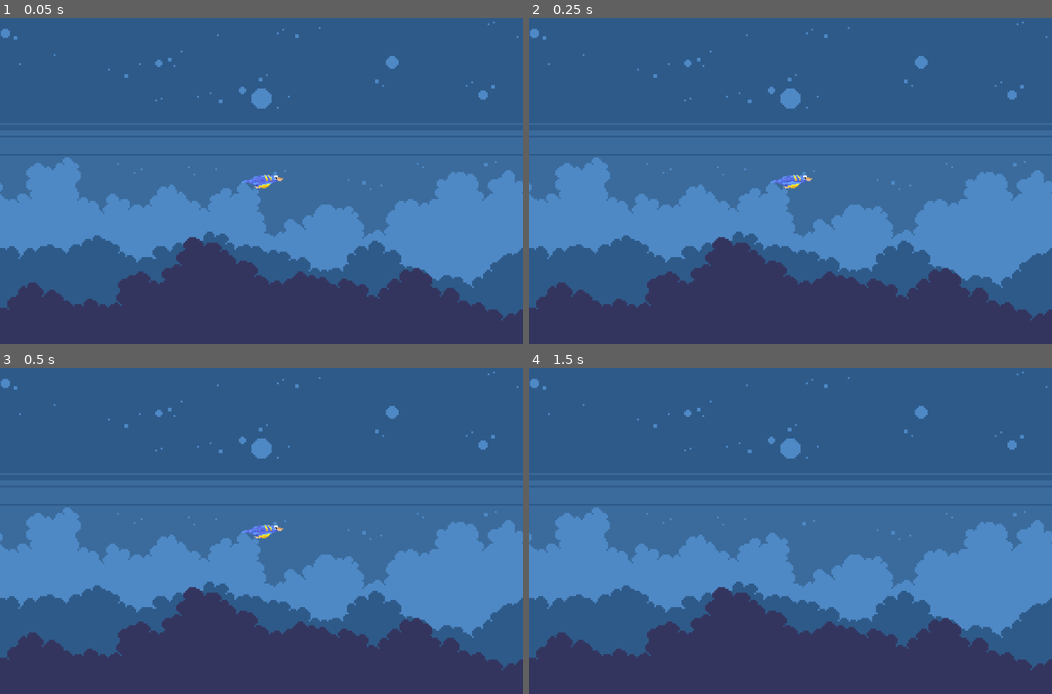
Above: before the commit, frames 1-4 (two rows, left to right).
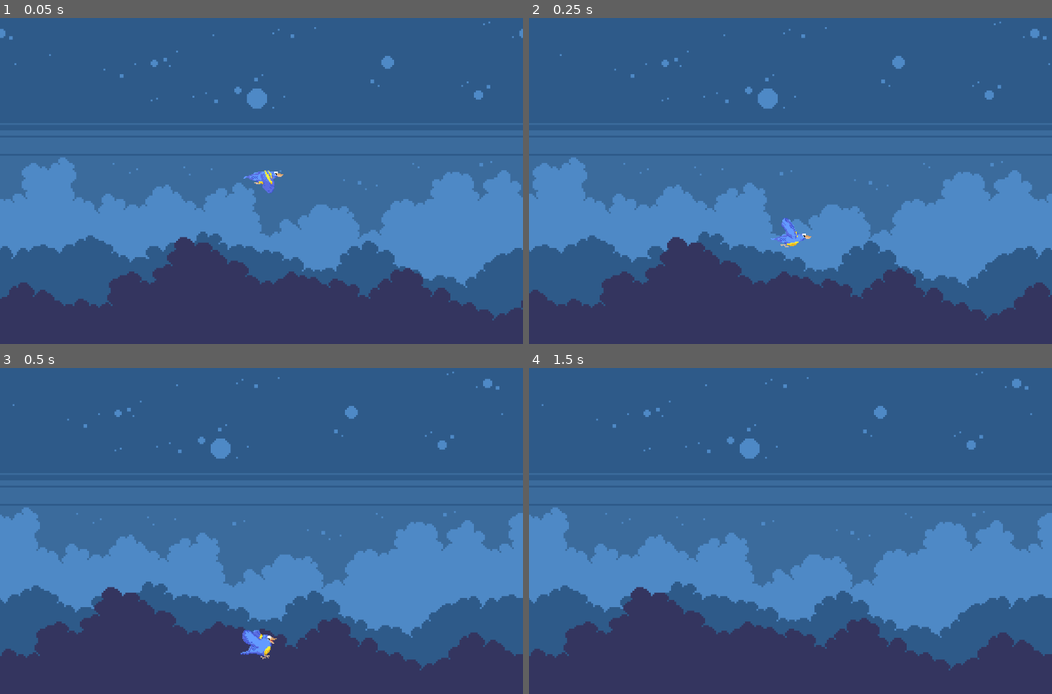
Above: after the commit, the same moments.

Repository: Diomeh/flappy-bird
Game: Godot game, scene res://main.tscn
The game is run twice, just before and just after one commit, with the same random seed, the same clock (stepped at 60 frames per second) and the same inputs.
Inputs:
- Up to frame 1 (0.05 s): no input
- Up to frame 2 (0.25 s): no input
- Up to frame 3 (0.5 s): no input
- Up to frame 4 (1.5 s): tap Enter (ui_accept) at 0.5, 0.6 s; hold Space (jump, bound only after the commit) 0.53-1.28 s; tap Space (jump, bound only after the commit) at 1.35 s

The runs differ from the first frame. In frame 1, 5.3% of the frame differs, in the area x 0-100%, y 1-93%; in frame 2, 14%; in frame 3, 18%; in frame 4, 17%.

Commit message:
implement fake parallax and player collision

Diff:
--- /dev/null
+++ b/background.gd
@@ -0,0 +1,22 @@
+extends Node2D
+
+@onready var parallax_2d: Parallax2D = %Parallax2D
+@onready var parallax_2d_2: Parallax2D = %Parallax2D2
+@onready var parallax_2d_3: Parallax2D = %Parallax2D3
+
+@export var _speed := 100.0
+
+func _ready() -> void:
+	SignalBus.player_hit.connect(_on_player_hit)
+
+	self._set_parallax(self._speed)
+
+
+func _set_parallax(speed: float) -> void:
+	parallax_2d.autoscroll.x = speed * -1 * .5
+	parallax_2d_2.autoscroll.x = speed * -1 * .75
+	parallax_2d_3.autoscroll.x = speed * -1
+
+
+func _on_player_hit() -> void:
+	self._set_parallax(0)
--- a/main.gd
+++ b/main.gd
@@ -11,5 +11,5 @@
 
 
 # Called every frame. 'delta' is the elapsed time since the previous frame.
-func _process(delta: float) -> void:
+func _process(_delta: float) -> void:
 	pass
--- a/main.tscn
+++ b/main.tscn
@@ -1,12 +1,14 @@
-[gd_scene load_steps=11 format=3 uid="uid://cn0j8fix4be6p"]
+[gd_scene load_steps=13 format=3 uid="uid://cn0j8fix4be6p"]
 
 [ext_resource type="PackedScene" uid="uid://btpbyeigpt4sv" path="res://player.tscn" id="1_ig7tw"]
 [ext_resource type="Script" uid="uid://cot0u568h6x0x" path="res://main.gd" id="1_lquwl"]
+[ext_resource type="Script" uid="uid://blq1mlxxr5sx5" path="res://background.gd" id="2_4c57u"]
 [ext_resource type="Texture2D" uid="uid://b65dsayo1mmum" path="res://assets/bg/background_0.png" id="3_7mycd"]
 [ext_resource type="Texture2D" uid="uid://b2vwbayck2q4d" path="res://assets/bg/background_1.png" id="4_272bh"]
 [ext_resource type="Texture2D" uid="uid://duser7x3acugk" path="res://assets/bg/background_2.png" id="5_5vw27"]
 [ext_resource type="PackedScene" uid="uid://d0ajl28wcv32l" path="res://obstacle_tall.tscn" id="5_272bh"]
 [ext_resource type="PackedScene" uid="uid://bse1mhpww7fjs" path="res://obstacle_short.tscn" id="6_5vw27"]
+[ext_resource type="Script" uid="uid://b26vqfwkiu5ns" path="res://walls.gd" id="6_efxa6"]
 [ext_resource type="Script" uid="uid://ccgwqgb801cyb" path="res://obstacle_spawner.gd" id="6_kek77"]
 [ext_resource type="PackedScene" uid="uid://bkuhgrmrk3k5f" path="res://obstacle_bush.tscn" id="8_5vw27"]
 
@@ -18,8 +20,10 @@
 
 [node name="Background" type="Node2D" parent="."]
 unique_name_in_owner = true
+script = ExtResource("2_4c57u")
 
 [node name="Parallax2D" type="Parallax2D" parent="Background"]
+unique_name_in_owner = true
 scroll_scale = Vector2(0.33, 0.33)
 repeat_size = Vector2(288, 0)
 repeat_times = 3
@@ -29,6 +33,7 @@
 centered = false
 
 [node name="Parallax2D2" type="Parallax2D" parent="Background"]
+unique_name_in_owner = true
 scroll_scale = Vector2(0.5, 0.5)
 repeat_size = Vector2(288, 0)
 repeat_times = 3
@@ -38,6 +43,7 @@
 centered = false
 
 [node name="Parallax2D3" type="Parallax2D" parent="Background"]
+unique_name_in_owner = true
 repeat_size = Vector2(288, 0)
 repeat_times = 3
 
@@ -47,6 +53,8 @@
 
 [node name="Walls" type="Area2D" parent="."]
 unique_name_in_owner = true
+collision_layer = 2
+script = ExtResource("6_efxa6")
 
 [node name="CollisionShape2D" type="CollisionShape2D" parent="Walls"]
 position = Vector2(90, -10)
@@ -59,6 +67,7 @@
 [node name="Player" parent="." instance=ExtResource("1_ig7tw")]
 unique_name_in_owner = true
 position = Vector2(0, 90)
+collision_mask = 0
 
 [node name="ObstacleSpawner" type="Node2D" parent="."]
 script = ExtResource("6_kek77")
--- a/player.gd
+++ b/player.gd
@@ -1,22 +1,56 @@
 extends CharacterBody2D
 
+@onready var _animated_sprite_2d: AnimatedSprite2D = %AnimatedSprite2D
 
-@export var _speed = 300.0
-@export var _jump_velocity = 400.0
+@export var _jump_velocity = 200.0
 
+var _state = States.ALIVE
+enum States {
+	ALIVE,
+	DYING,
+	DEAD,
+}
 
 func _ready() -> void:
-	# We'll always move to the right
-	#velocity = Vector2.RIGHT * _speed
-	pass
+	SignalBus.player_hit.connect(_on_player_hit)
+	_animated_sprite_2d.animation_finished.connect(_on_animation_finished)
 
 
 func _physics_process(delta: float) -> void:
+	match _state:
+		States.DYING:
+			_die(delta)
+		States.DEAD:
+			return
+		_:
+			pass
+
 	# Add the gravity.
-	#velocity += get_gravity() * delta
+	velocity += get_gravity() * delta
 
 	# Handle jump.
-	if Input.is_action_just_pressed("ui_accept"):
+	var jump_strength := Input.get_action_strength(&"jump")
+	if (jump_strength):
 		velocity.y = _jump_velocity * -1
 
 	move_and_slide()
+
+
+func _on_player_hit() -> void:
+	_state = States.DYING
+
+
+func _on_animation_finished() -> void:
+	if _animated_sprite_2d.animation == "die":
+		_state = States.DEAD
+
+
+func _die(delta: float) -> void:
+	if not _animated_sprite_2d.animation == "die":
+		_animated_sprite_2d.animation = "die"
+
+	var target_y := 90.0
+	var distance := target_y - global_position.y
+	var lerp_speed := 0.1
+
+	velocity.y = lerp(velocity.y, distance / delta, lerp_speed)
--- a/player.tscn
+++ b/player.tscn
@@ -148,11 +148,11 @@
 script = ExtResource("1_onrkg")
 
 [node name="AnimatedSprite2D" type="AnimatedSprite2D" parent="."]
+unique_name_in_owner = true
 scale = Vector2(0.5, 0.5)
 sprite_frames = SubResource("SpriteFrames_ryguw")
 animation = &"fly"
 autoplay = "fly"
-frame = 1
 
 [node name="CollisionShape2D" type="CollisionShape2D" parent="."]
 rotation = 1.5708
--- a/project.godot
+++ b/project.godot
@@ -15,12 +15,27 @@
 config/features=PackedStringArray("4.4", "Forward Plus")
 config/icon="res://icon.svg"
 
+[autoload]
+
+SignalBus="*res://signal_bus.gd"
+
 [display]
 
 window/size/viewport_width=288
 window/size/viewport_height=180
 window/stretch/mode="canvas_items"
 window/stretch/aspect="expand"
+
+[input]
+
+jump={
+"deadzone": 0.2,
+"events": [Object(InputEventKey,"resource_local_to_scene":false,"resource_name":"","device":-1,"window_id":0,"alt_pressed":false,"shift_pressed":false,"ctrl_pressed":false,"meta_pressed":false,"pressed":false,"keycode":0,"physical_keycode":32,"key_label":0,"unicode":32,"location":0,"echo":false,"script":null)
+, Object(InputEventMouseButton,"resource_local_to_scene":false,"resource_name":"","device":-1,"window_id":0,"alt_pressed":false,"shift_pressed":false,"ctrl_pressed":false,"meta_pressed":false,"button_mask":1,"position":Vector2(217, 14),"global_position":Vector2(226, 62),"factor":1.0,"button_index":1,"canceled":false,"pressed":true,"double_click":false,"script":null)
+, Object(InputEventKey,"resource_local_to_scene":false,"resource_name":"","device":-1,"window_id":0,"alt_pressed":false,"shift_pressed":false,"ctrl_pressed":false,"meta_pressed":false,"pressed":false,"keycode":0,"physical_keycode":4194309,"key_label":0,"unicode":0,"location":0,"echo":false,"script":null)
+, Object(InputEventKey,"resource_local_to_scene":false,"resource_name":"","device":-1,"window_id":0,"alt_pressed":false,"shift_pressed":false,"ctrl_pressed":false,"meta_pressed":false,"pressed":false,"keycode":0,"physical_keycode":4194320,"key_label":0,"unicode":0,"location":0,"echo":false,"script":null)
+]
+}
 
 [layer_names]
 
--- /dev/null
+++ b/signal_bus.gd
@@ -0,0 +1,5 @@
+extends Node
+
+@warning_ignore_start("unused_signal")
+
+signal player_hit
--- /dev/null
+++ b/walls.gd
@@ -0,0 +1,9 @@
+extends Area2D
+
+func _ready() -> void:
+	self.body_entered.connect(_on_body_entered)
+
+
+func _on_body_entered(_body: Node2D) -> void:
+	# Replay signal through signal bus
+	SignalBus.player_hit.emit()
Not shown, added: background.gd.uid
Not shown, added: signal_bus.gd.uid
Not shown, added: walls.gd.uid
